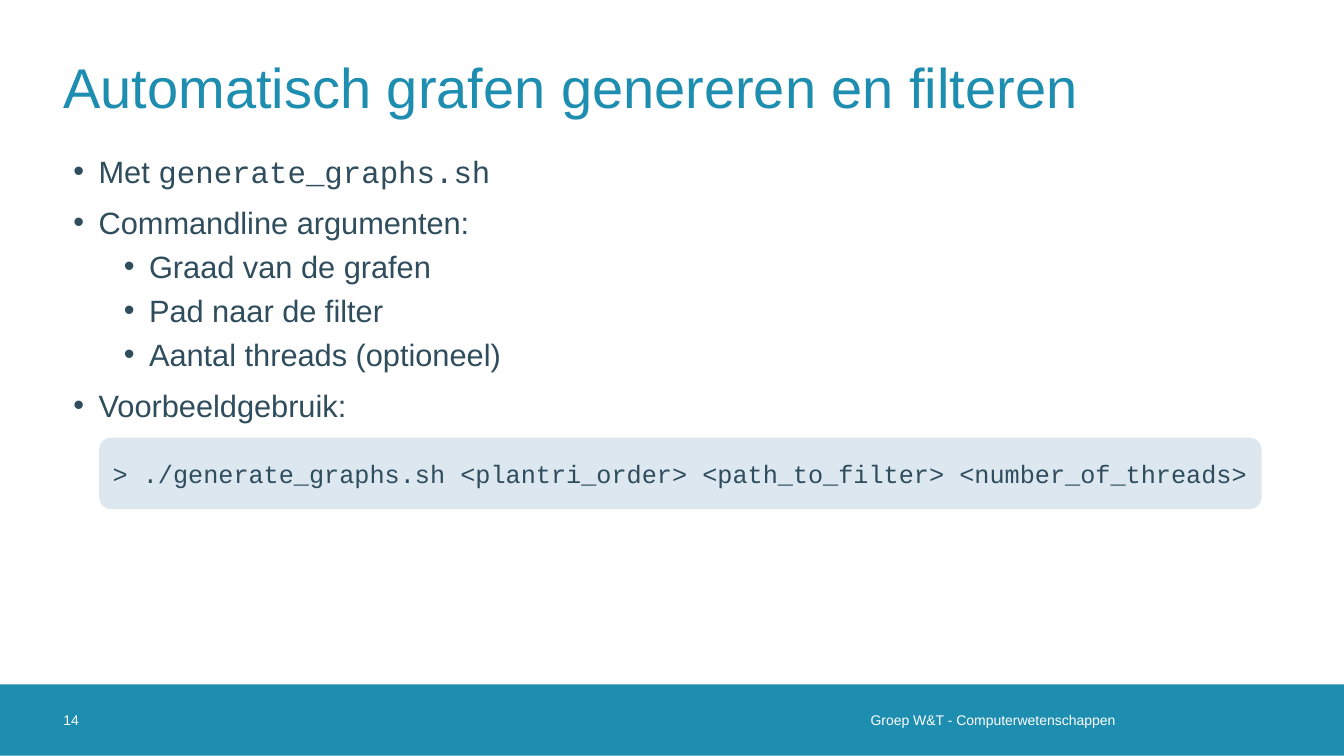
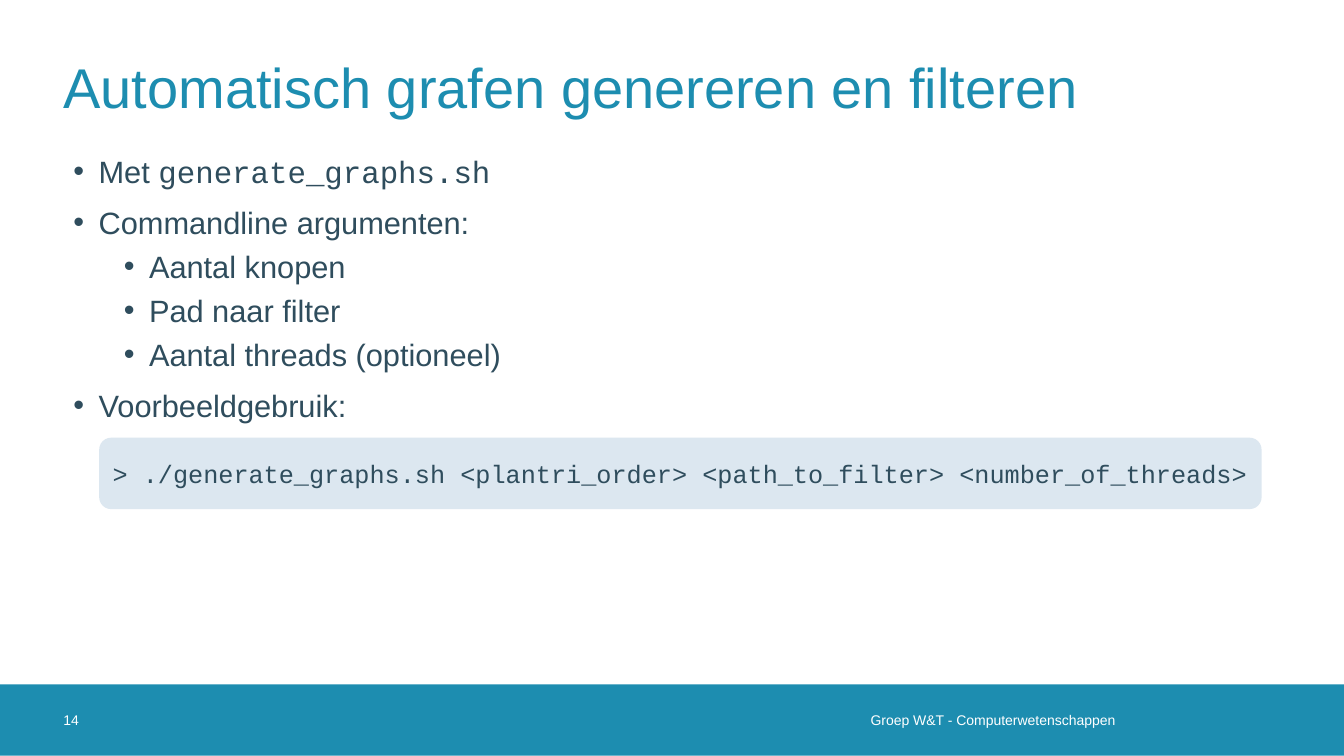
Before and after one commit to vanschependom/KULAK_IW-shed-of-graphs, a slide deck: slide 14 of defense.pptx. Drawn at 1344x756 pixels with LibreOffice and Linux fonts; fonts in the diff are those of the drawing; background and template pictures are left out. Boxes give left, top, right and bottom in pixels: in the first picture for what was removed or moved away, otherwise in the second. Text is boxed around its words. In the diff, an @@ line names an element or a change of style, - is before the commit and + after.

```diff
--- a/defense.pptx
+++ b/defense.pptx
@@ text at box(149, 255, 346, 323): text changed @@
-  • Graad van de grafen
-  • Pad naar de filter
+  • Aantal knopen
+  • Pad naar filter
```
Also in this commit, not shown: 7 other slides changed.
